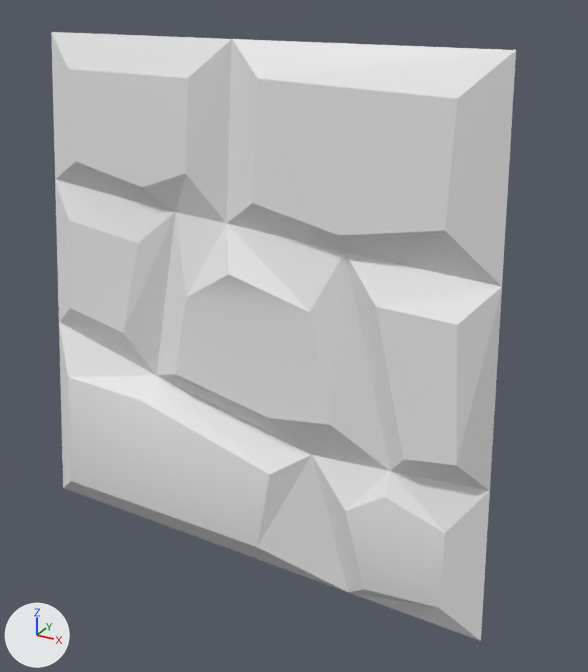
One commit to the FBX model Assets/Maze/Stone Biome/straight_wall_2_1x/straight_wall_2_1x.FBX: the scene before it, then after it.
Before and after are seen from a 50 mm camera at (5.98, -13.19, 8.74) aimed at (0.74, -3.66, 3.98). Arrows for +X, +Y and +Z are at lower left; the lights stay in place. Where no turn or scale is listed for an object, it has been applied to the vertices.

The first picture shows 'wall_straight_2_1x'.
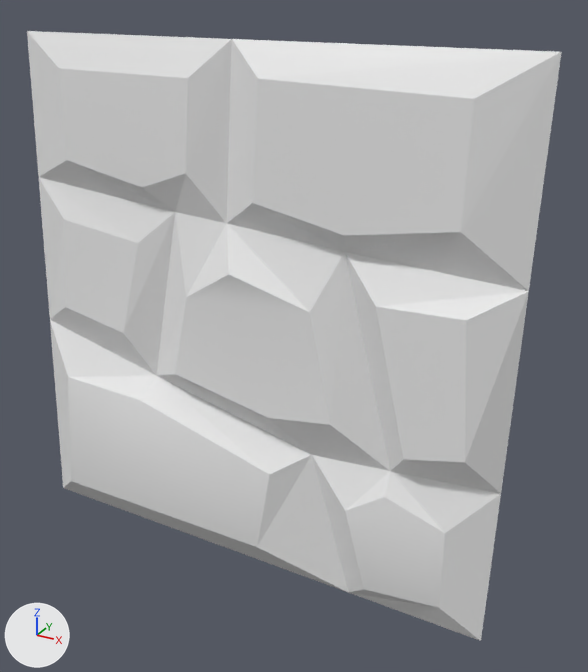
Commit message: Modified erroneus geometry to be seamless.

Boxes (x1, y1, x2, y2) around the edits, measured in the pictures (588 x 672 px; the box of a moved part takes in the faces that stretch with it):
'wall_straight_2_1x', reshaped (15% wider)
    before: (51, 32, 516, 641)
    after: (27, 31, 561, 641)
part 1 of me_mesh, moved or reshaped
    before: (232, 39, 516, 640)
    after: (232, 39, 561, 640)
part 2 of me_mesh, moved or reshaped
    before: (51, 32, 231, 481)
    after: (27, 31, 231, 481)

The edits, one by one:
me_mesh has 53 vertices, 94 faces and spans x -4.0..4.0, y -4.61..-3.5, z 0.0..8.0.
me_mesh is used by ob_wall_straight_2_1x; location (0.0, 0.0, 0.0).
Part 1, on me_mesh:
Vertex 3 of me_mesh moves from (3.5, -3.5, 8.0) at pixel (516, 50) to (4.0, -3.5, 8.0) at pixel (561, 51).
Vertex 5 of me_mesh moves from (3.85, -3.85, 2.44) at pixel (489, 490) to (4.0, -3.85, 2.44) at pixel (501, 493).
Vertex 9 of me_mesh moves from (3.67, -3.67, 5.26) at pixel (501, 286) to (4.0, -3.67, 5.26) at pixel (528, 291).
Vertex 16 of me_mesh moves from (2.99, -3.96, 5.95) at pixel (445, 230) to (3.18, -3.96, 5.96) at pixel (460, 232).
Vertex 17 of me_mesh moves from (2.97, -3.82, 7.47) at pixel (457, 98) to (3.16, -3.82, 7.48) at pixel (474, 98).
Vertex 20 of me_mesh moves from (1.56, -3.96, 5.69) at pixel (338, 235) to (1.64, -3.96, 5.7) at pixel (343, 235).
Vertex 42 of me_mesh moves from (3.46, -4.19, 2.9) at pixel (456, 465) to (3.57, -4.19, 2.98) at pixel (464, 462).
Vertex 43 of me_mesh moves from (3.26, -4.03, 4.8) at pixel (457, 324) to (3.37, -4.03, 4.88) at pixel (466, 320).
Part 2, on me_mesh:
Vertex 2 of me_mesh moves from (-3.5, -3.5, 8.0) at pixel (51, 31) to (-4.0, -3.5, 8.0) at pixel (27, 30).
Vertex 4 of me_mesh moves from (-3.79, -3.79, 3.33) at pixel (58, 321) to (-4.0, -3.79, 3.33) at pixel (49, 319).
Vertex 8 of me_mesh moves from (-3.64, -3.64, 5.78) at pixel (55, 179) to (-4.0, -3.64, 5.78) at pixel (38, 177).
Vertex 31 of me_mesh moves from (-3.2, -3.89, 5.23) at pixel (68, 220) to (-3.3, -3.89, 5.23) at pixel (63, 219).
Vertex 32 of me_mesh moves from (-3.25, -4.03, 3.77) at pixel (70, 308) to (-3.36, -4.03, 3.77) at pixel (65, 307).
Vertex 46 of me_mesh moves from (-2.98, -3.77, 7.52) at pixel (68, 68) to (-3.17, -3.77, 7.52) at pixel (58, 68).
Vertex 47 of me_mesh moves from (-2.92, -3.89, 6.19) at pixel (75, 161) to (-3.1, -3.89, 6.19) at pixel (66, 160).
